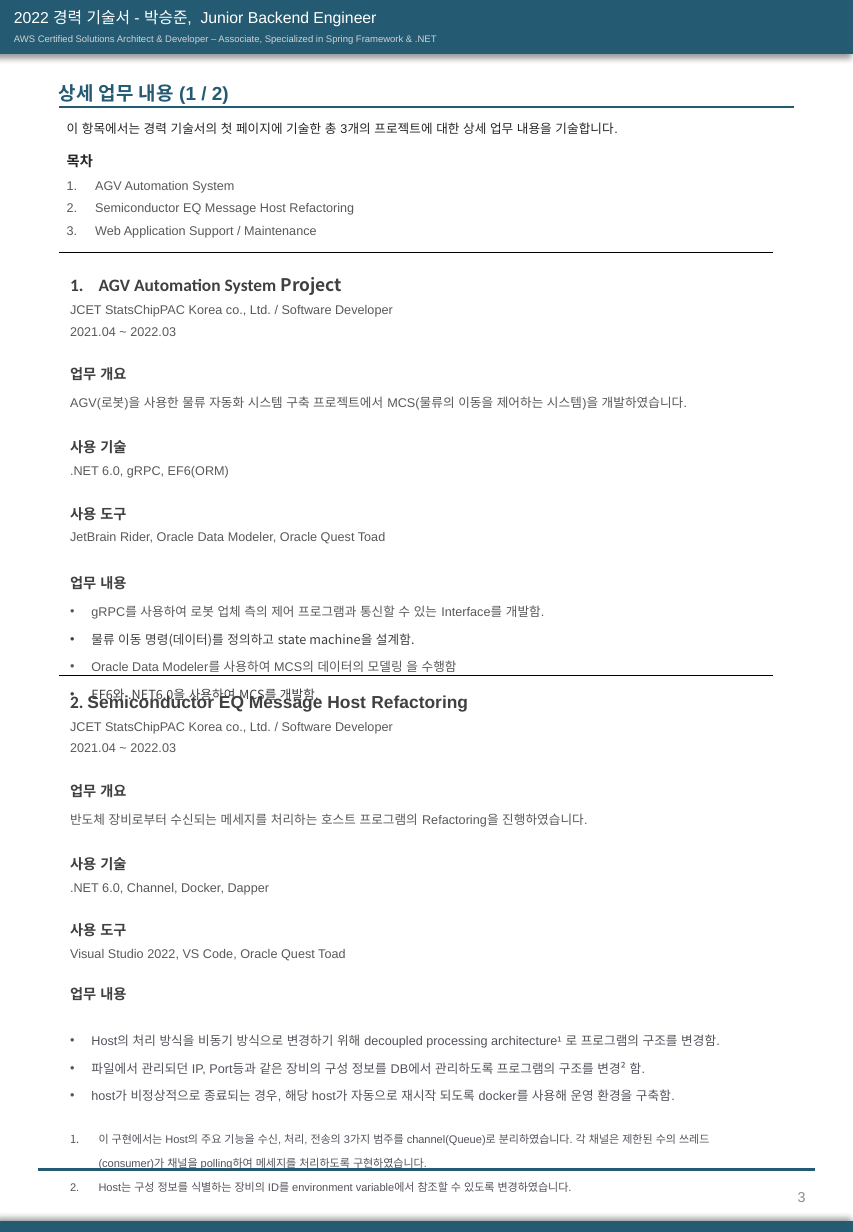
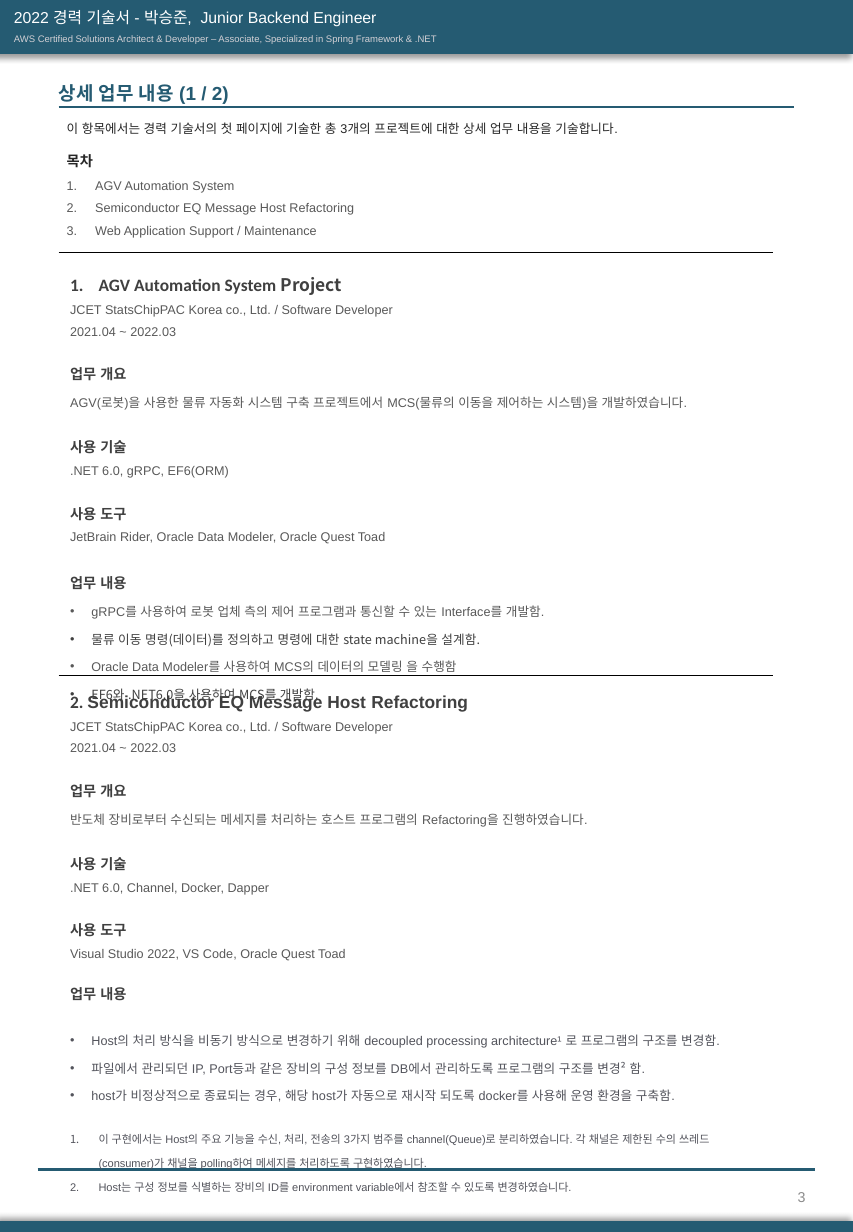
Before and after one commit to eagle-25/archived-resume, a slide deck: slide 3 of 2022 resume.pptx. Drawn at 853x1232 pixels with LibreOffice and Linux fonts; fonts in the diff are those of the drawing. Boxes give left, top, right and bottom in pixels: in the first picture for what was removed or moved away, otherwise in the second. Text is boxed around its words. In the diff, an @@ line names an element or a change of style, - is before the commit and + after.

```diff
--- a/2022 resume.pptx
+++ b/2022 resume.pptx
@@ table at [59, 252, 773, 1196] @@
-row 1, column 1: AGV Automation System Project / JCET StatsChipPAC Korea co., Ltd. / Software Developer 2021.04 ~ 2022.03 / 업무 개요 / AGV(로봇)을 사용한 물류 자동화 시스템 구축 프로젝트에서 MCS(물류의 이동을 제어하는 시스템)을 개발하였습니다. / 사용 기술 / .NET 6.0, gRPC, EF6(ORM) / 사용 도구 JetBrain Rider, Oracle Data Modeler, Oracle Quest Toad / 업무 내용 / gRPC를 사용하여 로봇 업체 측의 제어 프로그램과 통신할 수 있는 Interface를 개발함. / 물류 이동 명령(데이터)를 정의하고 state machine을 설계함. / Oracle Data Modeler를 사용하여 MCS의 데이터의 모델링 을 수행함 / EF6와 .NET6.0을 사용하여 MCS를 개발함.
+row 1, column 1: AGV Automation System Project / JCET StatsChipPAC Korea co., Ltd. / Software Developer 2021.04 ~ 2022.03 / 업무 개요 / AGV(로봇)을 사용한 물류 자동화 시스템 구축 프로젝트에서 MCS(물류의 이동을 제어하는 시스템)을 개발하였습니다. / 사용 기술 / .NET 6.0, gRPC, EF6(ORM) / 사용 도구 JetBrain Rider, Oracle Data Modeler, Oracle Quest Toad / 업무 내용 / gRPC를 사용하여 로봇 업체 측의 제어 프로그램과 통신할 수 있는 Interface를 개발함. / 물류 이동 명령(데이터)를 정의하고 명령에 대한 state machine을 설계함. / Oracle Data Modeler를 사용하여 MCS의 데이터의 모델링 을 수행함 / EF6와 .NET6.0을 사용하여 MCS를 개발함.
```
Also in this commit, not shown: 1 other slide changed, 1 other file.
